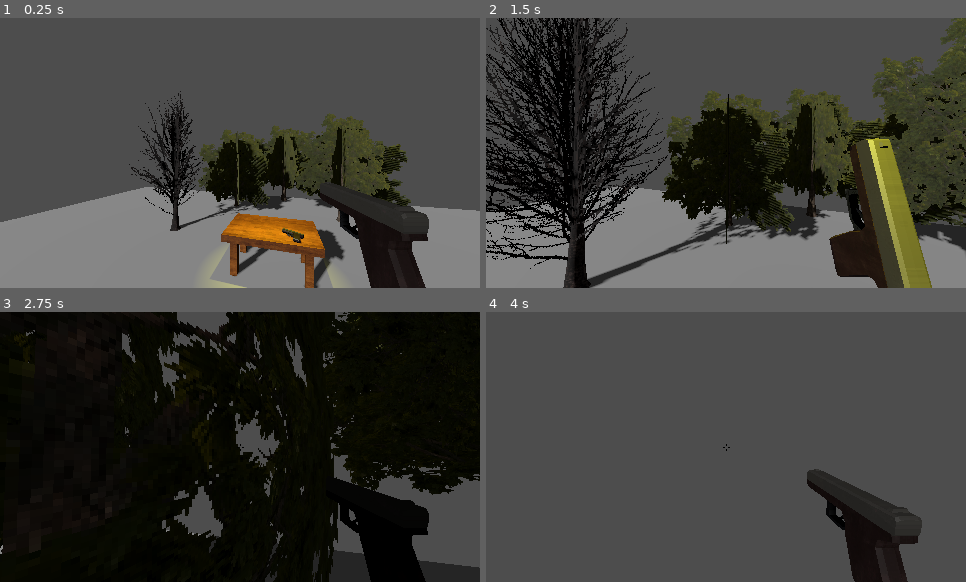
Above: before the commit, frames 1-4 (two rows, left to right).
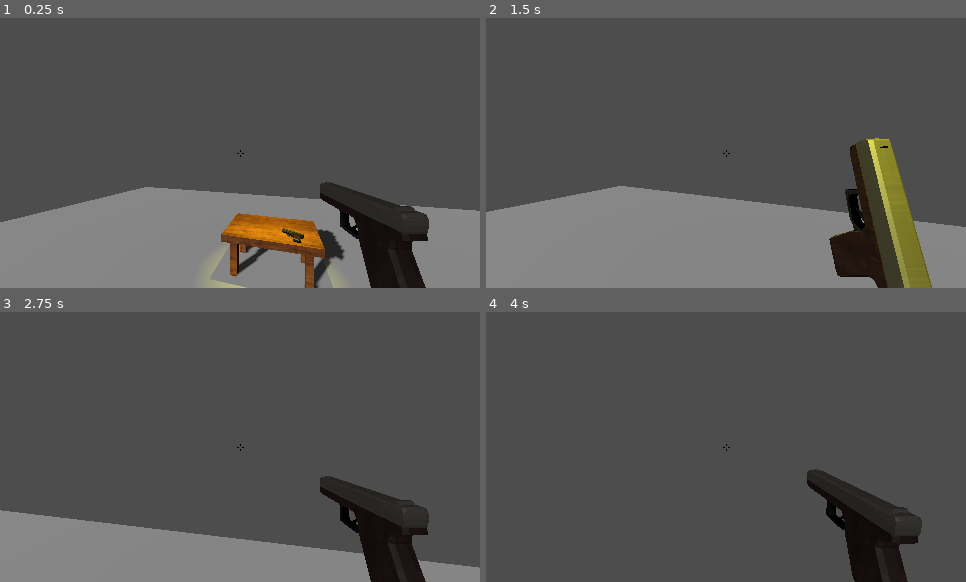
Above: after the commit, the same moments.

Repository: TheM0RSE/GameOff2026
Game: Godot game, scene res://Scenes/Main.tscn
The game is run twice, just before and just after one commit, with the same random seed, the same clock (stepped at 60 frames per second) and the same inputs.
Inputs (mouse positions are in pixels of both pictures, inside the frame that each line leads up to):
- Up to frame 1 (0.25 s): no input
- Up to frame 2 (1.5 s): move the mouse to (750, 153) at 0.52 s; hold W (up) from 0.53 s (still down); click (750, 153) at 0.6 s; tap Space (jump) at 0.77 s; move the mouse to (702, 153) at 1.27 s; click (702, 153) at 1.35 s
- Up to frame 3 (2.75 s): keep holding W (up); tap Space (jump) at 1.52 s; move the mouse to (249, 441) at 2.02 s; click (249, 441) at 2.1 s
- Up to frame 4 (4 s): keep holding W (up); move the mouse to (721, 452) at 2.77 s; click (721, 452) at 2.85 s; tap Space (jump) at 3.02, 3.77 s; move the mouse to (764, 449) at 3.52 s; click (764, 449) at 3.6 s

The runs differ from the first frame. In frame 1, 12% of the frame differs, in the area x 26-86%, y 27-79%; in frame 2, 44%; in frame 3, 88%, in the area x 0-100%, y 0-100%; in frame 4, nothing differs.

Commit message:
Added collider detection in gun script. Removed trees for now.

Diff:
--- a/Entities/Player/Player.tscn
+++ b/Entities/Player/Player.tscn
@@ -6,7 +6,7 @@
 
 [sub_resource type="CapsuleShape3D" id="CapsuleShape3D_3n5wa"]
 
-[node name="Player" type="CharacterBody3D" unique_id=1972926718 node_paths=PackedStringArray("camera", "glock")]
+[node name="Player" type="CharacterBody3D" unique_id=1972926718 node_paths=PackedStringArray("camera", "glock") groups=["Player"]]
 transform = Transform3D(-4.371139e-08, 0, -1, 0, 1, 0, 1, 0, -4.371139e-08, 0, 0, 0)
 script = ExtResource("1_3qydi")
 camera = NodePath("Camera3D")
--- a/Items/Glock/GlockScript.gd
+++ b/Items/Glock/GlockScript.gd
@@ -24,9 +24,13 @@
 	if collision:
 		var coll_position = collision["position"] # Get the intersect point of the first collision
 
+		var hit = collision["collider"]
+		if hit.has_method("take_damage"):
+			hit.take_damage(1)
+
 		# TESTING (CREATES BOX WHERE MOUSE IS POINTED)
 		var box = CSGBox3D.new()
-		box.size = Vector3(1, 1, 1)
+		box.size = Vector3(.1, .1, .1)
 		box.position = coll_position
 		get_tree().current_scene.add_child(box)
 		# TESTING
--- a/Scenes/Main.tscn
+++ b/Scenes/Main.tscn
@@ -1,8 +1,6 @@
 [gd_scene format=3 uid="uid://dcydvs1qdue5e"]
 
 [ext_resource type="PackedScene" uid="uid://c2f7or57sbcfm" path="res://Entities/Player/Player.tscn" id="1_r150o"]
-[ext_resource type="PackedScene" uid="uid://brt8f8onm4igd" path="res://Models/Trees/dead_tree_rt_1.glb" id="3_kln2b"]
-[ext_resource type="PackedScene" uid="uid://dxwxecr2y7xgw" path="res://Models/Trees/tree_rt_4.glb" id="4_pbw6q"]
 [ext_resource type="PackedScene" uid="uid://bic3k18q2t0ui" path="res://Models/Table/Table.glb" id="4_rgh2o"]
 [ext_resource type="PackedScene" uid="uid://bpo2s2glog4gk" path="res://Items/Glock/Glock.glb" id="5_pbw6q"]
 
@@ -42,17 +40,5 @@
 [node name="Table" parent="Props" unique_id=1948378116 instance=ExtResource("4_rgh2o")]
 transform = Transform3D(1, 0, 0, 0, 1, 0, 0, 0, 1, 1.2193736, 0.49999952, -5.2559977)
 
-[node name="dead_tree_rt_12" parent="Props" unique_id=370425589 instance=ExtResource("3_kln2b")]
-transform = Transform3D(1, 0, 0, 0, 1, 0, 0, 0, 1, -4.1957736, 0.5000005, -7.1150794)
-
-[node name="tree_rt_42" parent="Props" unique_id=1919560682 instance=ExtResource("4_pbw6q")]
-transform = Transform3D(1, 0, 0, 0, 1, 0, 0, 0, 1, 3.3830364, 0.5, -10.146996)
-
-[node name="tree_rt_43" parent="Props" unique_id=1339597849 instance=ExtResource("4_pbw6q")]
-transform = Transform3D(1, 0, 0, 0, 1, 0, 0, 0, 1, -2.4312272, 0.022335768, -10.902896)
-
-[node name="tree_rt_44" parent="Props" unique_id=63709885 instance=ExtResource("4_pbw6q")]
-transform = Transform3D(1, 0, 0, 0, 1, 0, 0, 0, 1, 0.52333677, 0.49999952, -13.155657)
-
 [node name="Player" parent="." unique_id=1972926718 instance=ExtResource("1_r150o")]
 transform = Transform3D(0.9623565, 0, 0.27179015, 0, 1, 0, -0.27179015, 0, 0.9623565, 0.63244486, 3.736394, -0.85529494)
